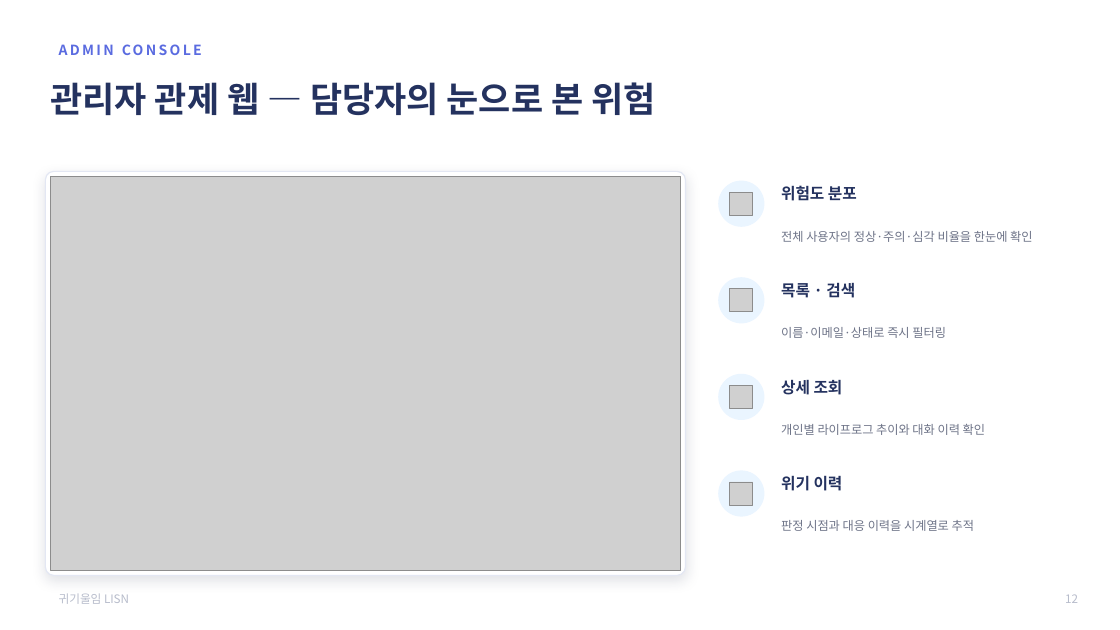
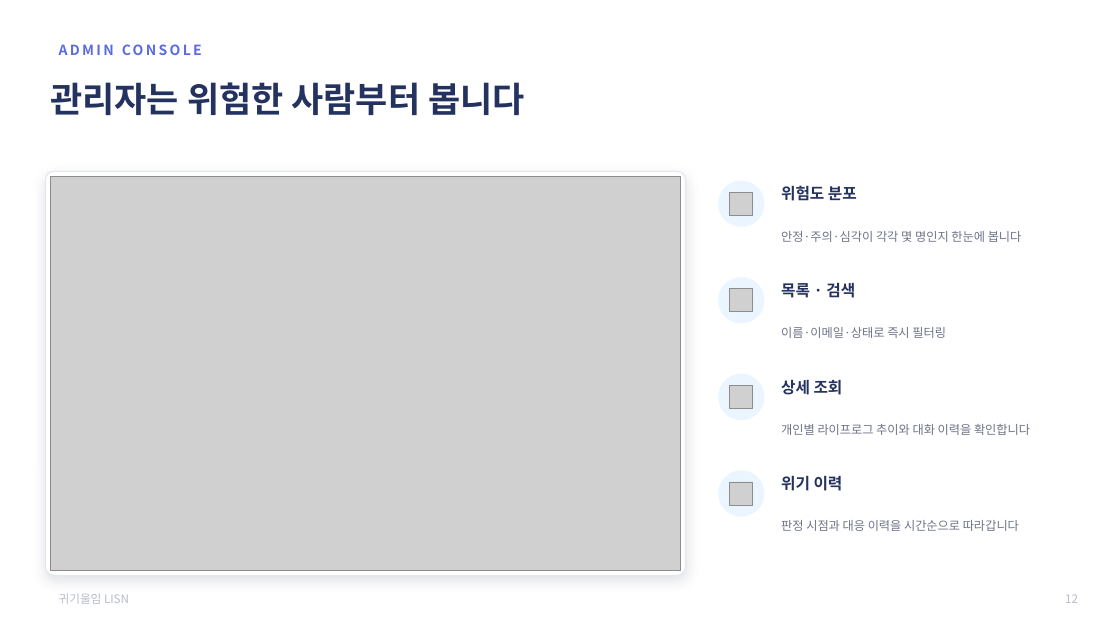
Before and after one commit to 2026-SMHRD-KDT-HealthCare-5/lisn, a slide deck: slide 13 of documents/최종발표자료_귀기울임.pptx. Drawn at 1120x630 pixels with LibreOffice and Linux fonts; fonts in the diff are those of the drawing; grey boxes stand for pictures. Boxes give left, top, right and bottom in pixels: in the first picture for what was removed or moved away, otherwise in the second. Text is boxed around its words. In the diff, an @@ line names an element or a change of style, - is before the commit and + after.

Commit message:
fix(발표·영상): 문구 전면 재작성 — 주어 복원·논리 연결·뜻이 서는 낱말로
지적받은 세 가지를 한꺼번에 고쳤습니다.

1. 주어·목적어가 빠져 있었습니다
   "수면 패턴이 5일째 무너진 것을" → "사용자의 수면 패턴이 …"
   "앱은 열리지 않습니다" → "사용자는 앱을 열지 않습니다"
   설명하는 글인데 누구 얘긴지가 없었습니다.

2. 앞뒤 문장이 논리로 이어지지 않았습니다
   컷1이 "알아챕니다"로 끝나고 다음 줄이 따로 놀았습니다. 이제
   감지 → 선제 접촉 → 첫 마디로 대화 시작 순으로 이어집니다.
   이걸 담으려면 두 줄로는 폭이 모자라, 자막을 3줄 구조로 바꾸고
   폰트를 34→30 으로 줄였습니다(desktop 컷은 1→2줄).

3. 그 낱말만 보고는 뜻이 안 서는 표현들
   "관리자는 전체를 봅니다" → "위험한 사람이 먼저 보입니다"
   "몸의 신호를 정서로"(서술어 없음) → "몸의 신호에서 마음을 읽습니다"
   "두 성격으로 듣습니다"(챗봇은 듣는 게 아니라 답함) → "성격을 골라 대화합니다"
   "개인 기준선 이탈 탐지"(명사 4개) → "평소와 얼마나 다른가"
   "남은 미탐 6건"(업계 용어) → "놓친 6건"

같은 걸 두 이름으로 부르던 것도 정리했습니다 — 헤드라인은 "선제 접촉"
인데 바로 아래 카드가 "선제 케어"였습니다.

문구 검토에 OpenAI(gpt-5.4)를 썼습니다. 다만 글자만 넘기지 않고 각
문구가 어느 화면 위에 뜨는지·앞뒤로 무슨 말이 오는지·길이 제한이
얼마인지를 함께 넘겨 상황에 맞는 문장을 받도록 했습니다. 스크립트는
tools/naturalize_deck.py 에 남겼습니다. 제안 56건 중 실제로 적용한
것은 35건이고, 나머지는 사실관계를 약하게 만들거나(실측으로 "증명"을
"확인"으로) 정본 문서의 과제명을 건드려 뺐습니다.

영문 섹션 라벨(PROBLEM & ANSWER 등)은 한글 제목 위에 얹는 디자인
요소라 그대로 뒀습니다. 바꾸면 한글이 두 줄로 겹칩니다.

자막 길이 초과는 스크립트에서 세도록 기준을 주석에 박아 뒀습니다
(phone/still 34자 · desktop 46자). 영상 재빌드, 발표자료 임베드
영상 갱신, validate.py·check_numbers.py 통과까지 확인했습니다.

```diff
--- a/documents/최종발표자료_귀기울임.pptx
+++ b/documents/최종발표자료_귀기울임.pptx
@@ text at (50,82,525,115): text changed @@
-관리자 관제 웹 — 담당자의 눈으로 본 위험
+관리자는 위험한 사람부터 봅니다
@@ text at (781,231,1022,242): text changed @@
-전체 사용자의 정상·주의·심각 비율을 한눈에 확인
+안정·주의·심각이 각각 몇 명인지 한눈에 봅니다
@@ text at (781,424,1030,435): text changed @@
-개인별 라이프로그 추이와 대화 이력 확인
+개인별 라이프로그 추이와 대화 이력을 확인합니다
@@ text at (781,520,1019,531): text changed @@
-판정 시점과 대응 이력을 시계열로 추적
+판정 시점과 대응 이력을 시간순으로 따라갑니다
```
Also in this commit, not shown: 7 other slides changed, 3 other files.
